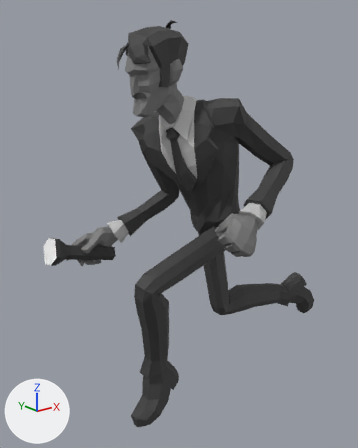
The FBX model res/chars/main_character/Anim_run.FBX as it was, and as the next commit left it.
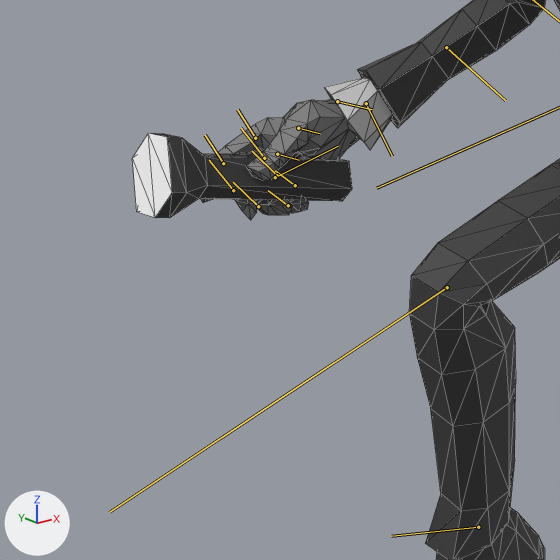
There are two pictures of each version: one whole from a 50 mm camera at (-1.858, -1.971, 2.193) aimed at (-0.156, 0.157, 1.342), one close up on the part from 0% to 51% of the width and 43% to 84% of the height. The axes (+X, +Y, +Z) are drawn at lower left. The lights are the same throughout. Both versions are drawn at frame 9 of the action 'Take 001'; the numbers are the values there. The bones that bend it are drawn over the model as lines in the close-ups. The close-ups show mesh edges as thin lines.

In view in the first close-up: 'Lampe', 'main_character'.
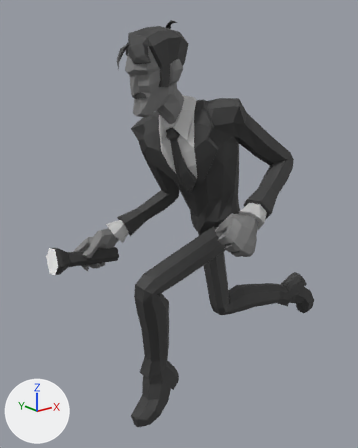
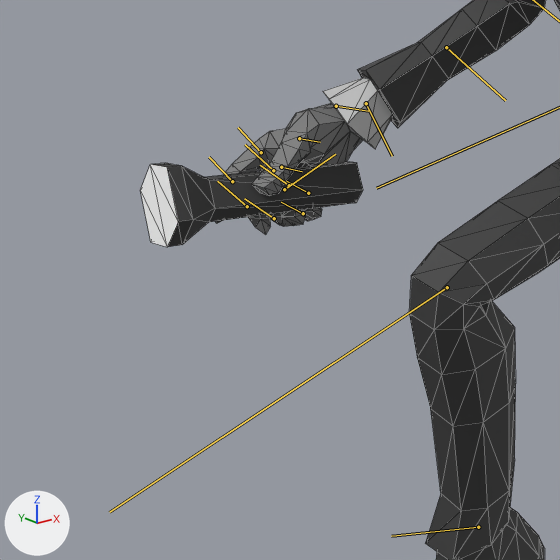
Where the change shows, as pixel boxes (x1, y1, x2, y2) in the close-ups (560 x 560 px):
'main_character', posed: before (201, 0, 560, 560); after (215, 0, 560, 560)
'Lampe', posed: before (132, 133, 352, 218); after (140, 162, 363, 247)

The change in detail:
Bone 'B_hand_R' (bone_b_hand_r) turns from (4, 5, -11) to (4, 14, -10) degrees about its own x, y and z.
